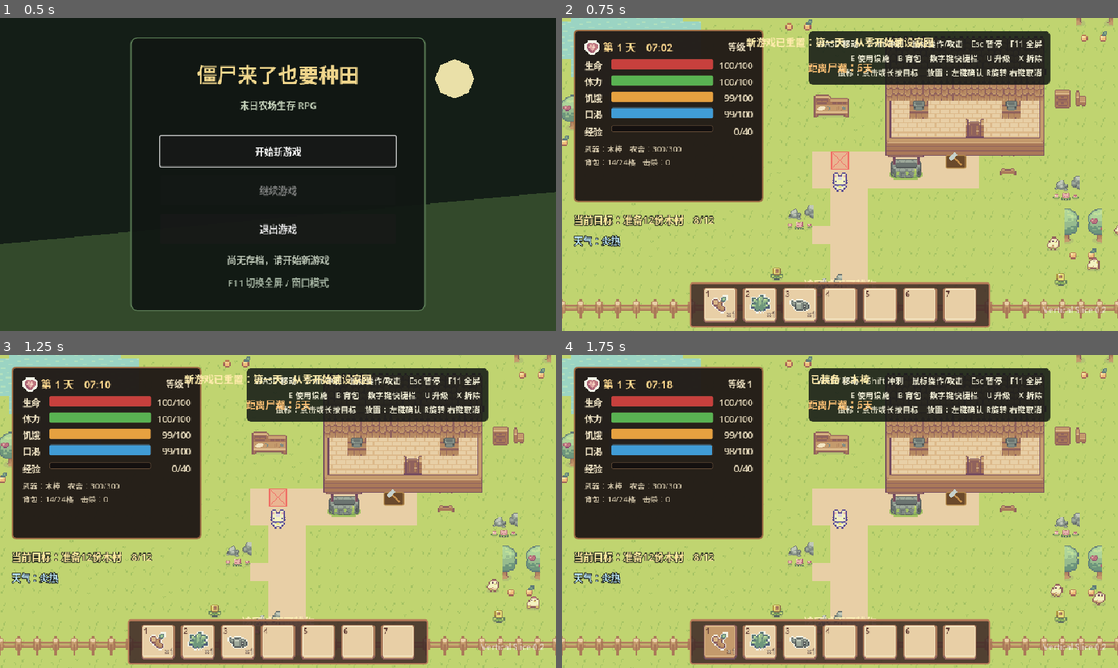
Above: before the commit, frames 1-4 (two rows, left to right).
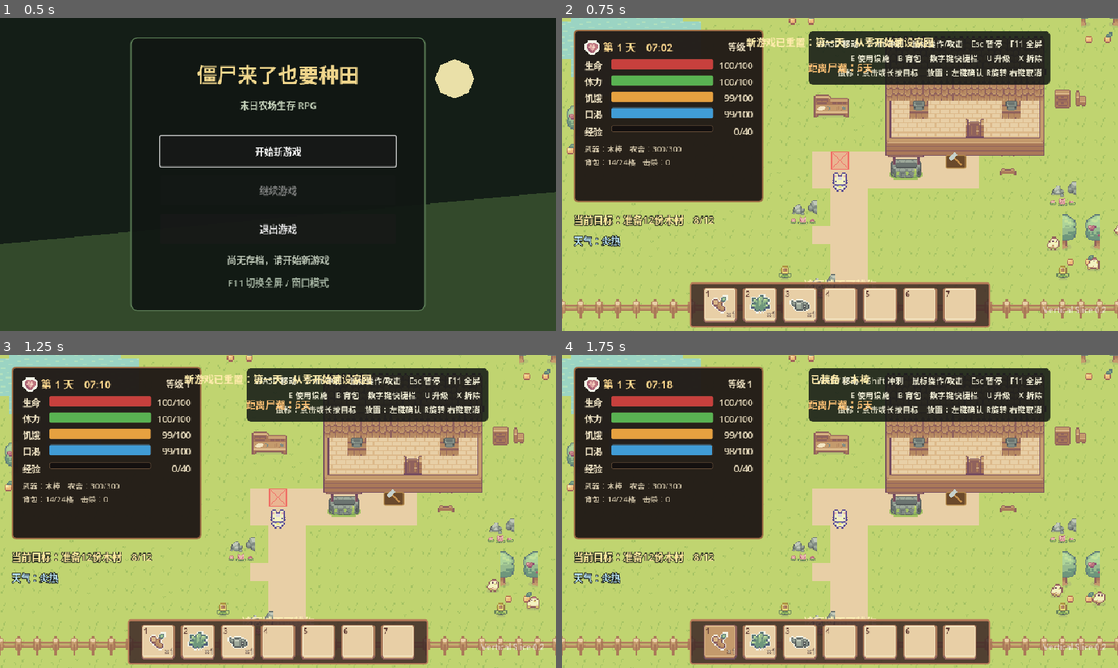
Above: after the commit, the same moments.

Repository: fanfanhappy/zombie-farm-survival
Game: Godot game, scene res://scenes/ui/main_menu.tscn
Same seed, same stepped clock (60 frames per second), same inputs: the game is played once before the commit and once after it.
Inputs:
- Up to frame 1 (0.5 s): no input
- Up to frame 2 (0.75 s): click "开始新游戏" at 0.5 s
- Up to frame 3 (1.25 s): no input
- Up to frame 4 (1.75 s): click "×1" at 1.25 s

Frame 1 is identical in both runs. In frame 2, 1.9% of the frame differs, in the area x 0-100%, y 0-86%; in frame 3, 1.9%; in frame 4, 1.9%.

Commit message:
使用场景集合瓦片重构采集资源布置

Diff:
--- /dev/null
+++ b/resources/tilesets/world_resource_scenes.tres
@@ -0,0 +1,14 @@
+[gd_resource type="TileSet" format=3]
+
+[ext_resource type="PackedScene" path="res://scenes/world/resources/tree_resource.tscn" id="1_n21le"]
+[ext_resource type="PackedScene" path="res://scenes/world/resources/stone_resource.tscn" id="2_lkmxf"]
+[ext_resource type="PackedScene" path="res://scenes/world/resources/herb_resource.tscn" id="3_6r2md"]
+
+[sub_resource type="TileSetScenesCollectionSource" id="TileSetScenesCollectionSource_cmnwn"]
+scenes/0/scene = ExtResource("1_n21le")
+scenes/1/scene = ExtResource("2_lkmxf")
+scenes/2/scene = ExtResource("3_6r2md")
+
+[resource]
+tile_size = Vector2i(32, 32)
+sources/0 = SubResource("TileSetScenesCollectionSource_cmnwn")
--- a/scenes/game/game_world.tscn
+++ b/scenes/game/game_world.tscn
@@ -15,6 +15,7 @@
 [ext_resource type="PackedScene" path="res://scenes/actors/player/player_visual.tscn" id="13_player_visual"]
 [ext_resource type="PackedScene" path="res://scenes/actors/player/player_attack_effect.tscn" id="16_attack_effect"]
 [ext_resource type="PackedScene" path="res://scenes/ui/character_status_hud.tscn" id="17_status_hud"]
+[ext_resource type="PackedScene" path="res://scenes/world/environment/world_resource_layer.tscn" id="18_resource_layer"]
 [ext_resource type="Script" uid="uid://ba1k3rg43lg30" path="res://scripts/world/environment/world_tilemap.gd" id="14_world_tilemap"]
 
 [ext_resource type="TileSet" uid="uid://c85i64skxhmie" path="res://resources/tilesets/farm_tilled_terrain.tres" id="15_farm_tileset"]
@@ -39,6 +40,8 @@
 position = Vector2(-16, -16)
 scale = Vector2(2, 2)
 tile_set = ExtResource("15_farm_tileset")
+
+[node name="WorldResourceLayer" parent="." instance=ExtResource("18_resource_layer")]
 
 [node name="Darkness" type="CanvasModulate" parent="." unique_id=979342609]
 
--- /dev/null
+++ b/scenes/world/environment/world_resource_layer.tscn
@@ -0,0 +1,8 @@
+[gd_scene format=4]
+
+[ext_resource type="TileSet" path="res://resources/tilesets/world_resource_scenes.tres" id="1_sejw0"]
+
+[node name="WorldResourceLayer" type="TileMapLayer" unique_id=778720538]
+position = Vector2(-16, -16)
+tile_map_data = PackedByteArray("AAAFAAwAAAAAAAAAAAAiAAYAAAAAAAAAAAAhABIAAAAAAAAAAAASAAUAAAAAAAAAAAASABAAAAAAAAAAAQAgAA8AAAAAAAAAAQATABQAAAAAAAAAAQARABMAAAAAAAAAAgAgABMAAAAAAAAAAgA=")
+tile_set = ExtResource("1_sejw0")
--- a/scripts/core/game_controller.gd
+++ b/scripts/core/game_controller.gd
@@ -6,9 +6,6 @@
 const WATERING_CAN_CAPACITY := 5
 const CHICKEN_SCENE := preload("res://scenes/world/animals/chicken.tscn")
 const HOMESTEAD_SCENE := preload("res://scenes/world/buildings/homestead.tscn")
-const TREE_RESOURCE_SCENE := preload("res://scenes/world/resources/tree_resource.tscn")
-const STONE_RESOURCE_SCENE := preload("res://scenes/world/resources/stone_resource.tscn")
-const HERB_RESOURCE_SCENE := preload("res://scenes/world/resources/herb_resource.tscn")
 const GROUND_ITEM_SCENE := preload("res://scenes/world/items/ground_item.tscn")
 const FENCE_SCENE := preload("res://scenes/world/defenses/fence.tscn")
 const SPIKE_SCENE := preload("res://scenes/world/defenses/spike.tscn")
@@ -438,10 +435,6 @@
 
 
 func _spawn_world_objects() -> void:
-	for data in [["wood", Vector2(150, 370)], ["wood", Vector2(1080, 190)], ["wood", Vector2(1060, 565)], ["wood", Vector2(570, 170)], ["stone", Vector2(570, 520)], ["stone", Vector2(1030, 470)], ["stone", Vector2(620, 640)], ["herb", Vector2(530, 610)], ["herb", Vector2(1020, 620)]]:
-		var resource_scene: PackedScene = {"wood": TREE_RESOURCE_SCENE, "stone": STONE_RESOURCE_SCENE, "herb": HERB_RESOURCE_SCENE}[data[0]]
-		var node := resource_scene.instantiate() as HarvestableResource
-		node.position = data[1]; add_child(node); node.setup(data[0])
 	# 耕地使用素材原生的16像素网格；数量加倍后测试区占地范围基本不变。
 	for row in 6:
 		for column in 12:
--- a/scripts/world/resources/harvestable_resource.gd
+++ b/scripts/world/resources/harvestable_resource.gd
@@ -10,6 +10,11 @@
 @onready var resource_sprite: Sprite2D = $ResourceSprite
 @onready var depleted_sprite: Sprite2D = $DepletedSprite
 @onready var work_progress: ProgressBar = $WorkProgress
+
+
+func _ready() -> void:
+	# 支持从TileSet场景集合直接绘制生成，不再依赖主控制器额外初始化。
+	setup(resource_type)
 
 
 func setup(type: String) -> void:
